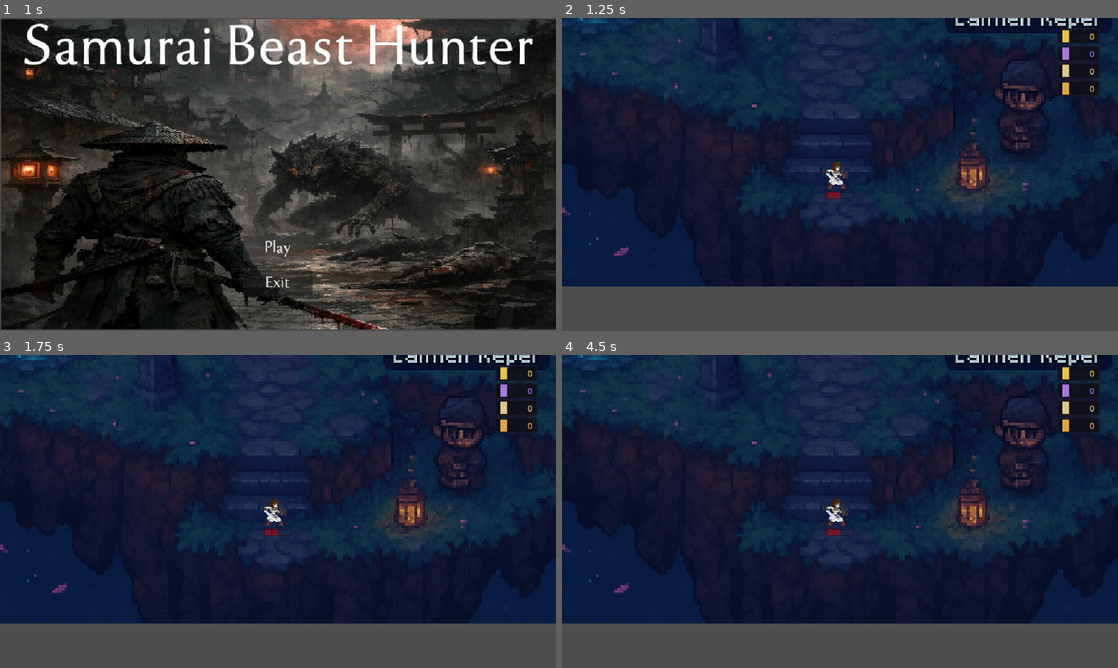
Above: before the commit, frames 1-4 (two rows, left to right).
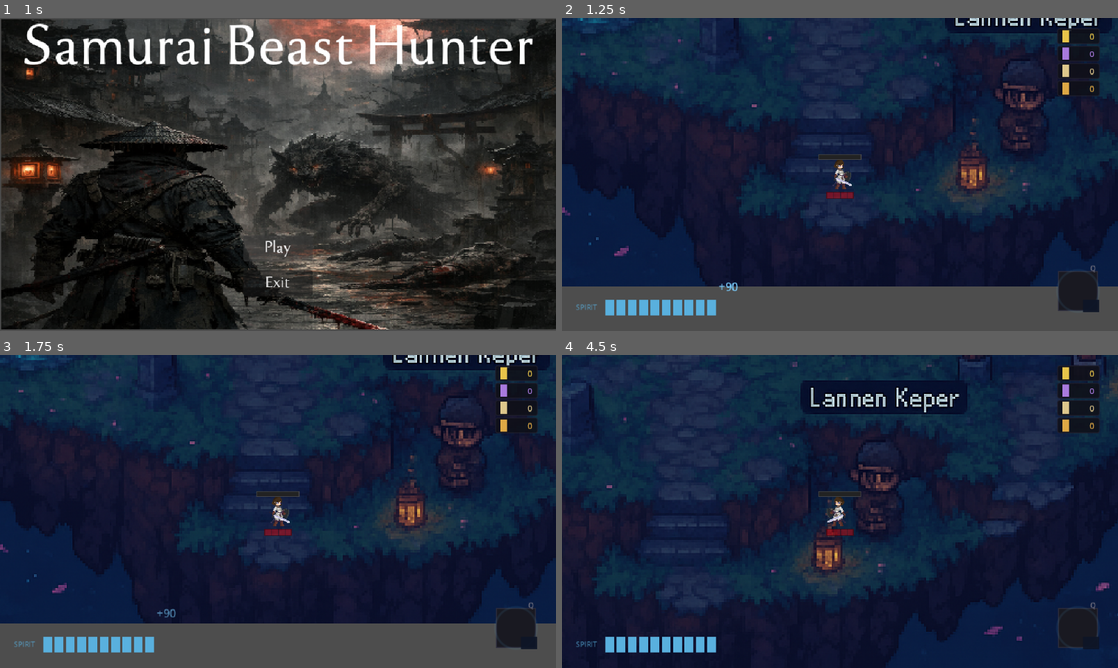
Above: after the commit, the same moments.

Repository: seancl8611/oathbound
Game: Godot game, scene res://TitleScreen/menu.tscn
Two runs of this game, one before a commit and one after it. Both use one fixed random seed, a clock stepped at 60 frames per second and the inputs below. Sound files missing from this copy of the repository are replaced by a short silence.
Inputs (mouse positions are in pixels of both pictures, inside the frame that each line leads up to):
- Up to frame 1 (1 s): click "Play" at 0.5 s
- Up to frame 2 (1.25 s): no input
- Up to frame 3 (1.75 s): tap Enter at 1.25 s; move the mouse to (400, 495) at 1.27 s; press the mouse at (400, 495) at 1.28 s; hold D (right) from 1.28 s (still down)
- Up to frame 4 (4.5 s): move the mouse to (728, 527) at 2.02 s; release D (right) at 2.03 s; release the mouse at (728, 527) at 2.03 s; hold S (down) 2.03-2.78 s; click (728, 527) at 2.1 s; move the mouse to (895, 442) at 2.77 s; press the mouse at (895, 442) at 2.78 s; hold D (right) 2.78-3.53 s; tap Space (dash) at 2.85 s; move the mouse to (812, 574) at 3.52 s; release the mouse at (812, 574) at 3.53 s; hold W (up) 3.53-4.28 s; tap E (execute_finisher) at 3.6 s; click (812, 574) at 3.8 s; move the mouse to (1006, 558) at 4.27 s; hold A (left) from 4.28 s (still down); hold Right mouse button (parry) from 4.28 s (still down)

Frame 1 is identical in both runs. In frame 2, 2.2% of the frame differs, in the area x 2-97%, y 43-96%; in frame 3, 2.2%; in frame 4, 33%, in the area x 0-100%, y 0-100%.
Error before the commit: Parse Error: Cannot infer the type of "elapsed" variable because the value doesn't have a set type. (res://Player/OathboundPlayer.gd:178)

Commit message:
Fix Godot 4.7 player type inference

Diff:
--- a/game/SurvivorsClone_Complete-main/Player/OathboundPlayer.gd
+++ b/game/SurvivorsClone_Complete-main/Player/OathboundPlayer.gd
@@ -25,7 +25,7 @@
 const CURRENT_POSTURE_BREAK_DURATION := 0.75
 const CURRENT_POSTURE_BREAK_RESET_RATIO := 0.40
 
-var _playtest_invulnerable := false
+var _playtest_invulnerable: bool = false
 
 
 func _ready() -> void:
@@ -81,7 +81,7 @@
 
 
 func _calculate_velocity(delta: float):
-	var final_vel = Vector2.ZERO
+	var final_vel: Vector2 = Vector2.ZERO
 
 	if knockback.length() > 1.0:
 		final_vel = knockback
@@ -98,7 +98,7 @@
 
 		State.ATTACKING:
 			if _is_attack_lunge_active():
-				var lunge_speed := float(_attack_profile.get("lunge_speed", 0.0))
+				var lunge_speed: float = float(_attack_profile.get("lunge_speed", 0.0))
 				final_vel += _attack_aim_dir * lunge_speed
 
 		State.ATTACK_RECOVERY:
@@ -108,17 +108,17 @@
 			pass
 
 	if has_meta("puddle_slow_amount"):
-		var slow_amount = get_meta("puddle_slow_amount")
+		var slow_amount: float = float(get_meta("puddle_slow_amount"))
 		if slow_amount > 0.0:
 			final_vel *= (1.0 - slow_amount)
 
 	if has_meta("_mist_raven_boost_until"):
-		var boost_until = float(get_meta("_mist_raven_boost_until"))
-		var now_mr = Time.get_ticks_msec() * 0.001
+		var boost_until: float = float(get_meta("_mist_raven_boost_until"))
+		var now_mr: float = Time.get_ticks_msec() * 0.001
 		if now_mr < boost_until:
-			var boost_amt = float(get_meta("_mist_raven_boost", 0.0))
-			var remaining = boost_until - now_mr
-			var decay = remaining / 1.2
+			var boost_amt: float = float(get_meta("_mist_raven_boost", 0.0))
+			var remaining: float = boost_until - now_mr
+			var decay: float = remaining / 1.2
 			final_vel *= (1.0 + boost_amt * decay)
 		else:
 			remove_meta("_mist_raven_boost")
@@ -128,8 +128,8 @@
 
 
 func _get_effective_move_speed() -> float:
-	var base_speed = CURRENT_MOVE_SPEED
-	var puddle_slow = get_meta("puddle_slow_amount", 0.0)
+	var base_speed: float = CURRENT_MOVE_SPEED
+	var puddle_slow: float = float(get_meta("puddle_slow_amount", 0.0))
 	if puddle_slow > 0.0:
 		base_speed *= (1.0 - puddle_slow)
 	return base_speed
@@ -175,7 +175,7 @@
 
 func _state_dodging(delta: float):
 	_dodge_timer -= delta
-	var elapsed := CURRENT_DASH_DURATION - max(_dodge_timer, 0.0)
+	var elapsed: float = CURRENT_DASH_DURATION - maxf(_dodge_timer, 0.0)
 
 	if elapsed <= CURRENT_DASH_IFRAMES:
 		if not _is_invincible:
@@ -210,7 +210,7 @@
 	_current_speed = 0.0
 	_move_velocity = Vector2.ZERO
 
-	var now = Time.get_ticks_msec() * 0.001
+	var now: float = Time.get_ticks_msec() * 0.001
 	if now <= _post_dodge_block_priority_until and Input.is_action_pressed("parry"):
 		_block_held = true
 		_change_state(State.BLOCKING)
@@ -262,26 +262,26 @@
 # =============================================================================
 
 func _is_attack_inside_block_arc(atk_pos: Vector2) -> bool:
-	var to_attacker := atk_pos - global_position
+	var to_attacker: Vector2 = atk_pos - global_position
 	if to_attacker.length_squared() <= 0.001:
 		return true
-	var facing := _facing_dir.normalized()
+	var facing: Vector2 = _facing_dir.normalized()
 	if facing.length_squared() <= 0.001:
 		facing = Vector2.RIGHT
-	var angle_deg := abs(rad_to_deg(facing.angle_to(to_attacker.normalized())))
+	var angle_deg: float = absf(rad_to_deg(facing.angle_to(to_attacker.normalized())))
 	return angle_deg <= CURRENT_BLOCK_ARC_DEGREES * 0.5
 
 
 func _handle_block(area: Area2D, dmg: int, dmg_type: String, attacker: Node, atk_pos: Vector2):
 	if not _is_attack_inside_block_arc(atk_pos):
 		take_damage(dmg)
-		var rear_kb_dir = (global_position - atk_pos).normalized()
+		var rear_kb_dir: Vector2 = (global_position - atk_pos).normalized()
 		knockback += rear_kb_dir * 120.0
 		if combat:
 			combat.notify_got_hit({"damage": dmg, "type": dmg_type})
 		return
 
-	var block_posture := 12.0
+	var block_posture: float = 12.0
 	if area:
 		if area.has_meta("block_posture_damage"):
 			block_posture = float(area.get_meta("block_posture_damage"))
@@ -293,15 +293,15 @@
 		elif attacker.has_meta("stagger_on_block"):
 			block_posture = float(attacker.get_meta("stagger_on_block"))
 
-	stagger = clamp(stagger + max(0.0, block_posture), 0.0, stagger_max)
-	var now := Time.get_ticks_msec() * 0.001
+	stagger = clampf(stagger + maxf(0.0, block_posture), 0.0, stagger_max)
+	var now: float = Time.get_ticks_msec() * 0.001
 	_stagger_suppress_until = now + CURRENT_POSTURE_RECOVER_DELAY
 
 	apply_hitstop(HITSTOP_BLOCKED)
 	_shake_camera(SHAKE_BLOCKED, HITSTOP_BLOCKED)
 	_flash_player(Color(0.8, 0.8, 1.0), 0.06)
 
-	var kb_dir = (global_position - atk_pos).normalized()
+	var kb_dir: Vector2 = (global_position - atk_pos).normalized()
 	knockback += kb_dir * 50.0
 
 	if attacker and is_instance_valid(attacker):
@@ -324,17 +324,17 @@
 	if _state == State.BLOCKING:
 		return
 
-	var now = Time.get_ticks_msec() * 0.001
+	var now: float = Time.get_ticks_msec() * 0.001
 	if now < _stagger_suppress_until:
 		return
 	if _state == State.STUNNED:
 		return
 
-	stagger = max(0.0, stagger - CURRENT_POSTURE_RECOVER_RATE * delta)
+	stagger = maxf(0.0, stagger - CURRENT_POSTURE_RECOVER_RATE * delta)
 
 
 func _posture_break():
-	var now = Time.get_ticks_msec() * 0.001
+	var now: float = Time.get_ticks_msec() * 0.001
 	stagger = stagger_max
 	_stun_until = now + CURRENT_POSTURE_BREAK_DURATION
 	_stun_started_at = now
@@ -356,7 +356,7 @@
 		sprite.offset = Vector2.ZERO
 
 	stagger = stagger_max * CURRENT_POSTURE_BREAK_RESET_RATIO
-	var now := Time.get_ticks_msec() * 0.001
+	var now: float = Time.get_ticks_msec() * 0.001
 	_stagger_suppress_until = now + CURRENT_POSTURE_RECOVER_DELAY
 	_stun_until = 0.0
 	_stun_started_at = 0.0
@@ -399,7 +399,7 @@
 
 func playtest_set_resources(health: float, posture: float, spirit: float) -> void:
 	hp = clampi(int(health), 0, maxhp)
-	stagger = clamp(posture, 0.0, stagger_max)
+	stagger = clampf(posture, 0.0, stagger_max)
 	if prosthetic_executor:
 		prosthetic_executor.current_spirit = clampi(int(spirit), 0, prosthetic_executor.max_spirit)
 		if prosthetic_executor.has_signal("spirit_changed"):
@@ -409,8 +409,8 @@
 
 
 func get_playtest_snapshot() -> Dictionary:
-	var spirit := 0
-	var spirit_max := CURRENT_MAX_SPIRIT
+	var spirit: int = 0
+	var spirit_max: int = CURRENT_MAX_SPIRIT
 	if prosthetic_executor:
 		spirit = int(prosthetic_executor.current_spirit)
 		spirit_max = int(prosthetic_executor.max_spirit)
